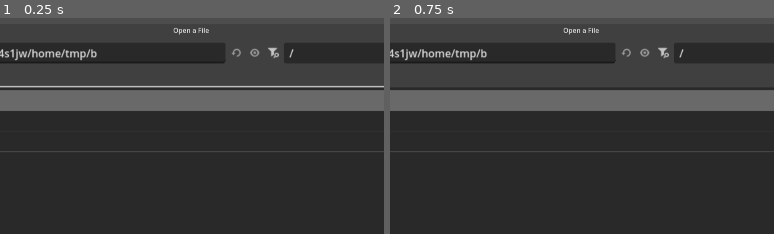
Above: before the commit, frames 1-2 (left to right).
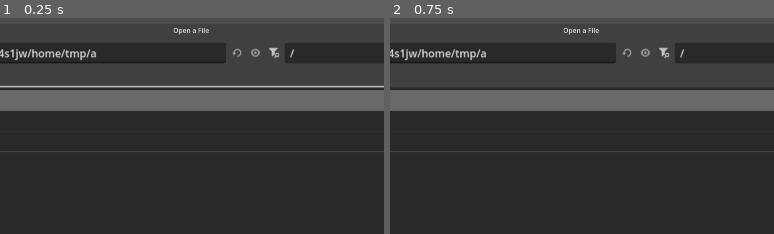
Above: after the commit, the same moments.

Repository: sirseagull69/PokemonSoulSilver-HD
Game: Godot game, scene res://main.tscn
Same seed, same stepped clock (60 frames per second), same inputs: the game is played once before the commit and once after it.
Inputs (mouse positions are % of the whole screen's width and height, from its top left):
- Up to frame 1 (0.25 s): no input
- Up to frame 2 (0.75 s): click (34, 87) at 0.52 s; type "12" at 0.6 s
The pictures show only the part of the screen within x 27-77%, y 0-50%; the shares and areas given below are measured in that part.

The runs differ from the first frame. In frame 1, 0.2% of the frame differs, in the area x 23-77%, y 13-21%; in frame 2, 0.2%.

Commit message:
0.4.3: flüssiger bei Regen/Gewitter, automatische Qualität
Co-Authored-By: Claude Opus 5.5 <noreply@anthropic.com>
Claude-Session: https://claude.ai/code/session_01FfpmogJasVcYYCnjjh3x2Q

Diff:
--- a/engine/project.godot
+++ b/engine/project.godot
@@ -15,6 +15,12 @@
 
 [rendering]
 
+environment/volumetric_fog/volume_size=48
+environment/volumetric_fog/volume_depth=32
+environment/ssao/quality=1
+environment/ssao/half_size=true
+environment/glow/upscale_mode=0
+
 renderer/rendering_method="forward_plus"
 renderer/rendering_method.mobile="forward_plus"
 textures/vram_compression/import_etc2_astc=true
--- a/engine/world/atmosphere.gd
+++ b/engine/world/atmosphere.gd
@@ -41,6 +41,9 @@
 var _next_flash := 4.0
 var _cloud_off := Vector2.ZERO
 var follow: Node3D               # Regen folgt diesem Knoten (Kamera-Fokus)
+var quality := 2                 # 2 = voll, 1 = mittel, 0 = sparsam (automatisch)
+var _fps_low := 0.0
+var _fps_high := 0.0
 
 
 func _ready() -> void:
@@ -145,14 +148,14 @@
 
 func _setup_rain() -> void:
 	_rain_pm.emission_shape = ParticleProcessMaterial.EMISSION_SHAPE_BOX
-	_rain_pm.emission_box_extents = Vector3(30, 0.5, 30)
+	_rain_pm.emission_box_extents = Vector3(22, 0.5, 22)
 	_rain_pm.direction = Vector3(0.15, -1, 0.05)
 	_rain_pm.spread = 3.0
 	_rain_pm.initial_velocity_min = 28.0
 	_rain_pm.initial_velocity_max = 34.0
 	_rain_pm.gravity = Vector3(0, -20, 0)
 	var drop := QuadMesh.new()
-	drop.size = Vector2(0.03, 0.7)
+	drop.size = Vector2(0.035, 0.9)
 	var dm := StandardMaterial3D.new()
 	dm.shading_mode = BaseMaterial3D.SHADING_MODE_UNSHADED
 	dm.transparency = BaseMaterial3D.TRANSPARENCY_ALPHA
@@ -161,11 +164,12 @@
 	drop.material = dm
 	_rain.draw_pass_1 = drop
 	_rain.process_material = _rain_pm
-	_rain.amount = 5000
+	_rain.amount = 1800
 	_rain.lifetime = 1.2
 	_rain.visibility_aabb = AABB(Vector3(-40, -40, -40), Vector3(80, 45, 80))
 	_rain.position = Vector3(0, 22, 0)
 	_rain.emitting = false
+	_rain.cast_shadow = GeometryInstance3D.SHADOW_CASTING_SETTING_OFF
 	add_child(_rain)
 
 
@@ -215,7 +219,24 @@
 	_puddles.visible = on
 
 
+func _auto_quality(delta: float) -> void:
+	var fps := Engine.get_frames_per_second()
+	if fps > 0 and fps < 48:
+		_fps_low += delta
+		_fps_high = 0.0
+	elif fps >= 58:
+		_fps_high += delta
+		_fps_low = 0.0
+	if _fps_low > 1.5 and quality > 0:
+		quality -= 1
+		_fps_low = 0.0
+	elif _fps_high > 12.0 and quality < 2:
+		quality += 1
+		_fps_high = 0.0
+
+
 func _process(delta: float) -> void:
+	_auto_quality(delta)
 	var d := _target_time - time_of_day
 	time_of_day += clamp(d, -delta * 3.0, delta * 3.0)
 	var p: Array = PRESETS[preset][1]
@@ -284,12 +305,15 @@
 
 	# Regen: Menge, Schräglage durch Wind
 	_rain.emitting = rain > 0.15 and effects
-	_rain.amount_ratio = clamp(rain, 0.05, 1.0)
+	_rain.amount_ratio = clamp(rain, 0.05, 1.0) * [0.45, 0.75, 1.0][quality]
+	# Volumetrischer Nebel ist bei Regen am teuersten: sparsam -> aus, normaler Nebel bleibt
+	env.volumetric_fog_enabled = effects and quality > 0
+	env.ssao_enabled = effects and quality > 0
 	_rain_pm.direction = Vector3(0.15 + wind * 0.9, -1, 0.05 + wind * 0.3)
 
 	# Pfützen + spiegelnder Boden
 	_puddles.modulate = Color(1, 1, 1, wetness)
-	env.ssr_enabled = effects and wetness > 0.15
+	env.ssr_enabled = false
 
 	var lamp_e: float = clamp(night * 1.6 + grau * 0.5, 0.0, 1.6)
 	for l in _lamps:
Not shown, changed: engine/export_presets.cfg
